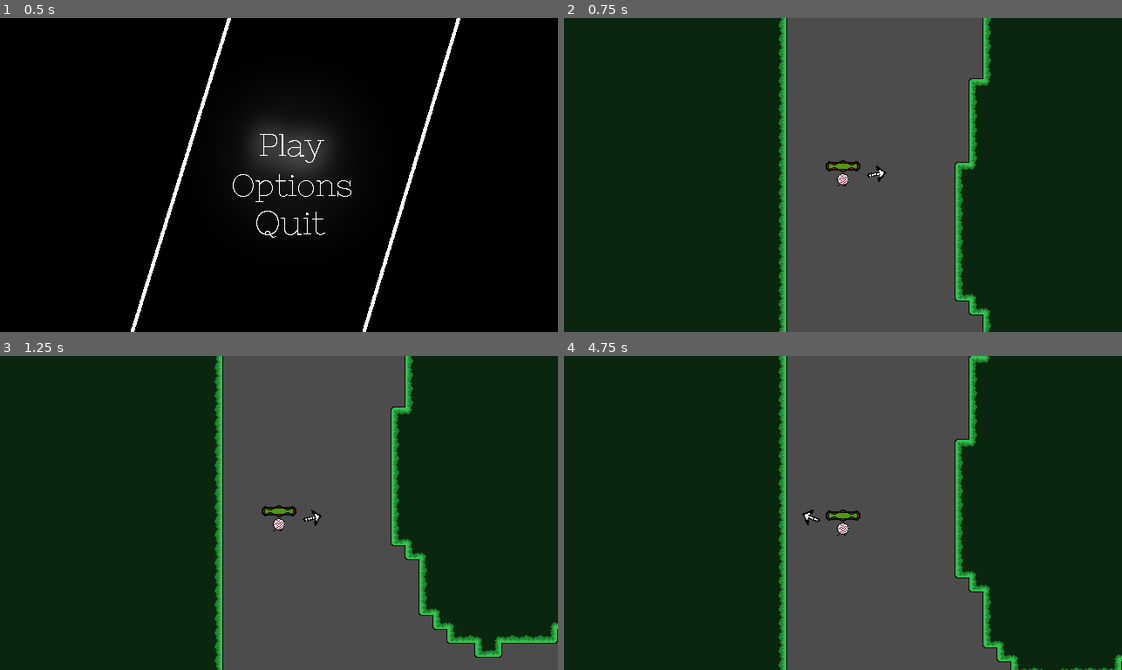
Above: before the commit, frames 1-4 (two rows, left to right).
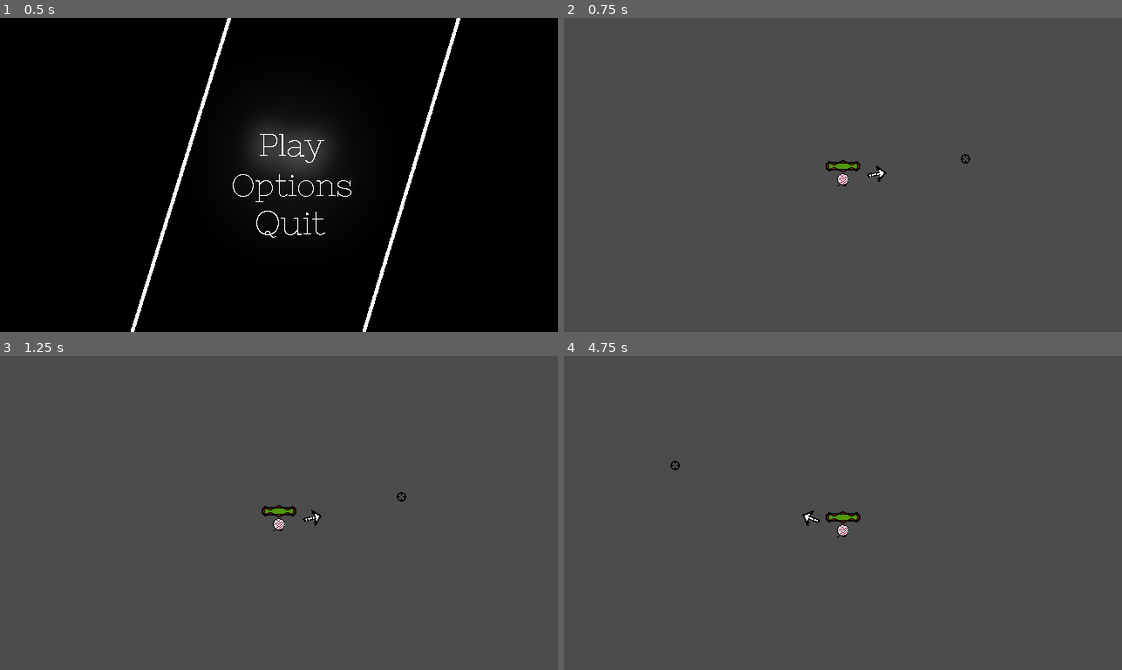
Above: after the commit, the same moments.

Repository: epimetheusgames/EyeSore
Game: Godot game, scene res://MainMenu.tscn
Same seed, same stepped clock (60 frames per second), same inputs: the game is played once before the commit and once after it. This scene is started directly instead of the project's main scene.
Inputs (mouse positions are in pixels of both pictures, inside the frame that each line leads up to):
- Up to frame 1 (0.5 s): no input
- Up to frame 2 (0.75 s): tap Enter (ui_accept) at 0.5, 0.6 s; move the mouse to (965, 159) at 0.52 s; hold D (movement_right) from 0.53 s (still down); click (965, 159) at 0.67 s
- Up to frame 3 (1.25 s): keep holding D (movement_right); tap Space (movement_jump) at 0.77 s
- Up to frame 4 (4.75 s): move the mouse to (731, 528) at 1.27 s; release D (movement_right) at 1.28 s; hold Up (Just_Arrowkey_Up) 1.28-2.03 s; click (731, 528) at 1.35 s; tap Enter (ui_accept) at 1.52, 1.55, 1.82, 2.3, 2.85, 3.02, 3.32, 3.77, 3.8, 4.07, 4.52, 4.55 s; move the mouse to (898, 443) at 2.02 s; hold Down (Just_Arrowkey_Down) 2.03-2.78 s; tap Alt (self_destruct) at 2.1, 4.35 s; move the mouse to (815, 575) at 2.77 s; hold Up (Just_Arrowkey_Up) 2.78-4.28 s; click (815, 575) at 2.92 s; move the mouse to (1010, 560) at 3.52 s; press the mouse at (1010, 560) at 3.53 s; move the mouse to (675, 465) at 4.27 s; release the mouse at (675, 465) at 4.28 s; hold Down (Just_Arrowkey_Down) from 4.28 s (still down)

Frame 1 is identical in both runs. In frame 2, 68% of the frame differs, in the area x 0-100%, y 0-100%; in frame 3, 66%; in frame 4, 68%.
Error before the commit: Invalid type in function 'set_scancode' in base 'InputEventKey'. Cannot convert argument 1 from String to int. (res://Save_Data.gd:151)
Error after the commit: Invalid type in function 'set_scancode' in base 'InputEventKey'. Cannot convert argument 1 from String to int. (res://Save_Data.gd:141)

Commit message:
Saving system is completed until other npcs/enemies/objectsthatmove are added!

Diff:
--- a/OGPC_Project_Native_Directory/KeybindSelector.gd
+++ b/OGPC_Project_Native_Directory/KeybindSelector.gd
@@ -31,7 +31,6 @@
 		$OgpcMainMenuKeybindSelectorSelected.visible = false
 
 func _on_Area2D_input_event(viewport, event, shape_idx):
-	print(keybind, text_keybind)
 	if event.is_action_pressed("mouse_click"): # set this up in project settings
 		if get_tree().root.get_child(0) != self:
 			get_parent().clear_all_except(self)
--- a/OGPC_Project_Native_Directory/MenuOptions.gd
+++ b/OGPC_Project_Native_Directory/MenuOptions.gd
@@ -36,7 +36,6 @@
 		get_parent().Play_Click_SFX()
 		if selected == 1:
 			var data = $Load_Functionality.get_game_data()
-			print(data)
 			var level_path = $Load_Functionality.levels[data[0]]
 			var level = load(level_path).instance()
 			level.set_player_spawnpoint_and_position(data[1], data[2], data[3])
--- a/OGPC_Project_Native_Directory/Save_Data.gd
+++ b/OGPC_Project_Native_Directory/Save_Data.gd
@@ -5,8 +5,10 @@
 onready var enemy1 = preload("res://Enemy1.tscn")
 onready var enemy2 = preload("res://Enemy2.tscn")
 onready var player = preload("res://Player.tscn")
+export var game_save_max = 60
 var data = get_file_data()
 export var load_saved_game = true
+var game_save_time = game_save_max
 
 # This is a temporary dictionary for saving and loading.
 # When the game is finished, it will be a simple level
@@ -34,7 +36,8 @@
 }
 
 const levels = [
-	"res://Levels/Level1.tscn",
+	"res://Levels/Level1_Noah's_test_version.tscn",
+	"res://Levels/Level1.tscn"
 ]
 
 func save_keybinds(keybinds):
@@ -115,7 +118,7 @@
 			"end_position_y": node.point2.y
 		}
 
-	return data
+	return level_data
 
 func save_game():
 	var file = File.new()
@@ -123,25 +126,12 @@
 	file.store_line(to_json(data))
 	file.close()
 
-func _ready():
-	var timer = Timer.new()
-	timer.name = "Timer"
-	timer.autostart = true
-	timer.wait_time = 1
-	add_child(timer)
-
 func set_keybinds(keybinds): # Sets all keybinds to what is in data
 	set_specific_keybind("movement_left", keybinds["left"])
 	set_specific_keybind("movement_right", keybinds["right"])
 	set_specific_keybind("movement_jump", keybinds["jump"])
 	set_specific_keybind("Shoot_Normal_Bullet", keybinds["bullet"])
 	set_specific_keybind("Shoot_Shockwave_Bullet", keybinds["shockwave"])
-	var actions = InputMap.get_actions()
-	for action in actions:
-		var action_list = InputMap.get_action_list(action)
-		for key in action_list:
-			if key.is_class("InputEventKey"):
-				print(str(action) + ": " + str(OS.get_scancode_string(key.scancode)))
 
 func set_specific_keybind(action, keybind): # Sets a specific keybind
 	if not InputMap.get_actions().has(action):
@@ -162,7 +152,9 @@
 	InputMap.action_erase_events(action)
 
 func _process(delta):
-	if $Timer.time_left <= 0 and get_parent().get_parent().name != "MainMenu":
-		$Timer.start()
+	game_save_time -= 1
+	if game_save_time <= 0 and get_parent().name.begins_with("Level"):
+		print('hi')
+		game_save_time = game_save_max
 		data = get_current_level_data(data["level"])
 		save_game()
